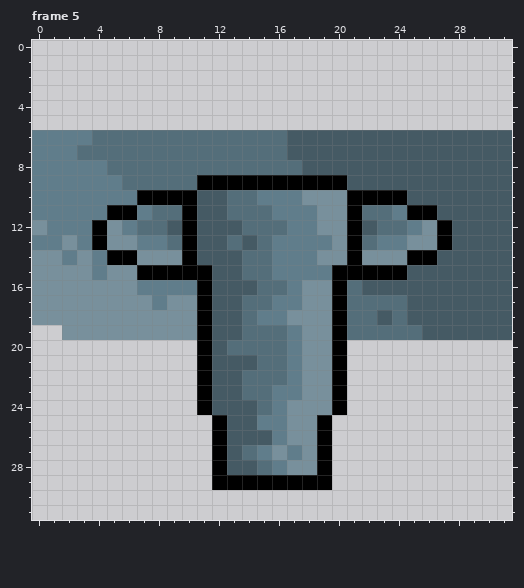
A pixel-art file gets an edit: ScrollShooter/res/BossCannonV2Left.aseprite. Above: the version before the commit.
32x32 pixels, 5 frames. Shown: frame 5. The commit also changed other frames, which this record leaves out.
After the commit:
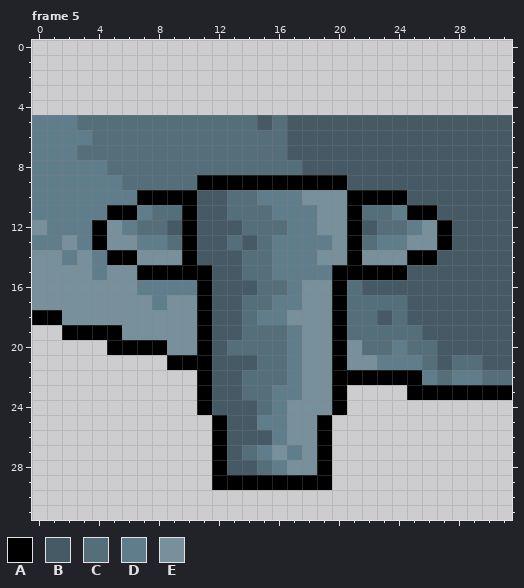
Palette (. is transparent): A #000000  B #455a64  C #546e7a  D #607d8b  E #78909c
From old to new:
Frame 5, layer "BG":
y 5: x 0..31 ................................ -> DDDCCCCCCCCCCCCBCBBBBBBBBBBBBBBB
y 18: x 0..1 EE -> AA
y 19: x 2..5 EEEE -> AAAA
y 20: x 5..10 ...... -> AAAAEE; x 21..31 ........... -> ECCDCCBBBBB
y 21: x 9..10 .. -> AA; x 21..31 ........... -> EEDDDCBCCBB
y 22: x 21..31 ........... -> AAAAADCDDCC
y 23: x 25..31 ....... -> AAAAAAA
Pixel boxes of the changes (left, top, right, bottom) in both pictures:
added: (32, 115, 512, 130)
changed: (32, 310, 197, 370)
added: (347, 340, 512, 400)
